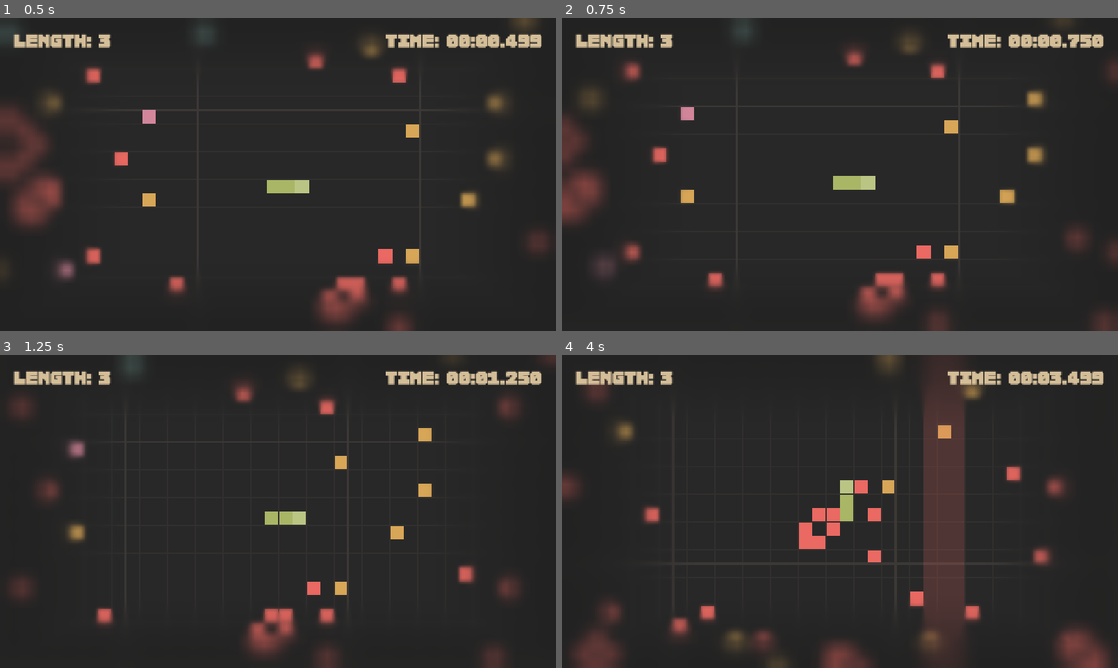
Above: before the commit, frames 1-4 (two rows, left to right).
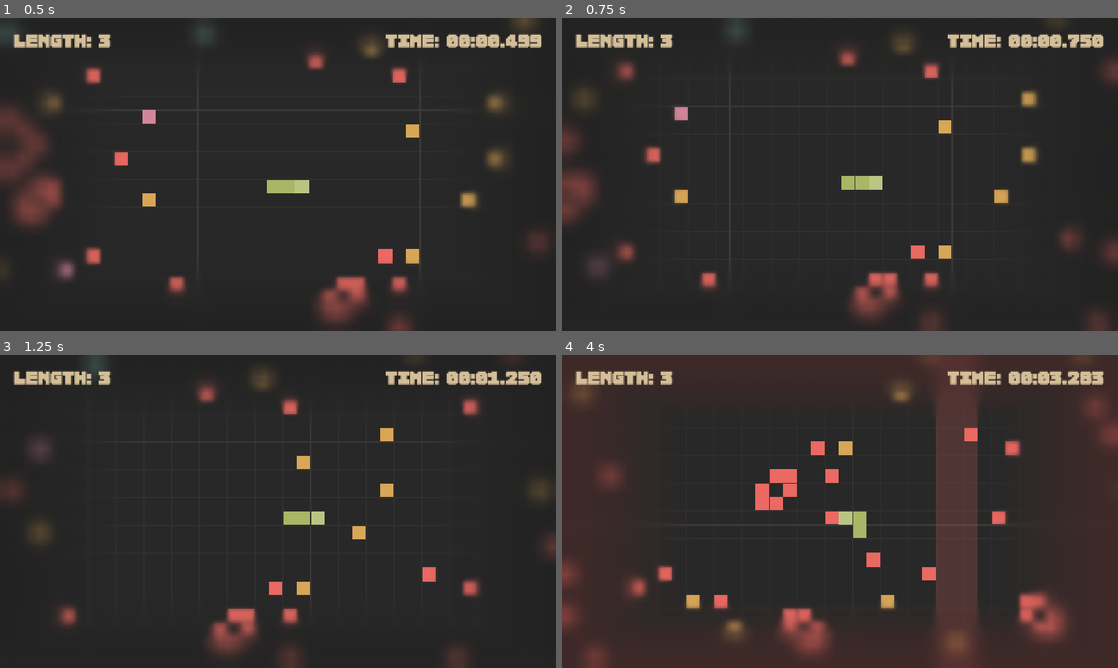
Above: after the commit, the same moments.

Repository: Shh37/Serbent
Game: Godot game, scene res://scenes/Main.tscn
Two runs of this game, one before a commit and one after it. Both use one fixed random seed, a clock stepped at 60 frames per second and the inputs below.
Inputs:
- Up to frame 1 (0.5 s): no input
- Up to frame 2 (0.75 s): tap Enter at 0.5 s; hold Right (ui_right) from 0.53 s (still down); hold Enter from 0.53 s (still down)
- Up to frame 3 (1.25 s): keep holding Right (ui_right); keep holding Enter; tap Space at 0.77, 1.07 s; tap Keypad Enter at 0.8 s
- Up to frame 4 (4 s): release Right (ui_right) at 1.28 s; release Enter at 1.28 s; hold Down (ui_down) 1.28-2.03 s; tap Keypad Enter at 1.35, 3.05 s; tap Space at 1.52, 1.55, 1.82, 3.02, 3.32, 3.77, 3.8 s; hold Right (ui_right) 2.03-2.78 s; hold Space 2.03-2.78 s; tap Enter at 2.3, 2.85 s; hold Up (ui_up) 2.78-3.53 s; hold Left (ui_left) from 3.53 s (still down); hold Keypad Enter from 3.53 s (still down)

Frame 1 is identical in both runs. In frame 2, 3.4% of the frame differs, in the area x 0-92%, y 8-94%; in frame 3, 8.6%; in frame 4, 28%, in the area x 0-100%, y 0-100%.

Commit message:
feat: ダッシュ捜査の改善

Diff:
--- a/scripts/Snake.gd
+++ b/scripts/Snake.gd
@@ -10,6 +10,23 @@
 var move_speed_dash = move_speed_normal * GameConstants.SNAKE_DASH_MULTIPLIER
 var is_dashing = false
 var is_reversing = false
+var dash_dir_hold = Vector2i.ZERO
+
+func _dir_to_action(dir: Vector2i) -> String:
+	if dir == Vector2i.UP:
+		return "ui_up"
+	if dir == Vector2i.DOWN:
+		return "ui_down"
+	if dir == Vector2i.LEFT:
+		return "ui_left"
+	if dir == Vector2i.RIGHT:
+		return "ui_right"
+	return ""
+
+func update_is_dashing():
+	var dir_action := _dir_to_action(dash_dir_hold)
+	var dir_dashing := dash_dir_hold != Vector2i.ZERO and dir_action != "" and Input.is_action_pressed(dir_action)
+	is_dashing = Input.is_key_pressed(KEY_SPACE) or dir_dashing
 
 func _ready():
 	# Initial snake (3 segments)
@@ -18,8 +35,9 @@
 	update_position_from_grid()
 
 func _process(delta):
-	is_dashing = Input.is_key_pressed(KEY_SPACE) or Input.is_key_pressed(KEY_ENTER) or Input.is_key_pressed(KEY_KP_ENTER)
+	update_is_dashing()
 	handle_input()
+	update_is_dashing()
 
 	if is_reversing:
 		return
@@ -42,6 +60,12 @@
 	elif Input.is_action_just_pressed("ui_right"): new_dir = Vector2i.RIGHT
 
 	if new_dir != Vector2i.ZERO:
+		if new_dir == direction and input_queue.is_empty():
+			# Re-press the current movement direction to start dashing while held
+			dash_dir_hold = new_dir
+			return
+		# Turning cancels any directional dash; after turning, another press is required
+		dash_dir_hold = Vector2i.ZERO
 		# Check if it's the opposite of the last intended direction
 		var last_dir = input_queue.back() if not input_queue.is_empty() else direction
 		if new_dir == -last_dir:
@@ -55,7 +79,10 @@
 
 func move_step():
 	if not input_queue.is_empty():
-		direction = input_queue.pop_front()
+		var new_direction = input_queue.pop_front()
+		if new_direction != direction:
+			dash_dir_hold = Vector2i.ZERO
+		direction = new_direction
 
 	var new_head = body[0] + direction
 
@@ -161,6 +188,8 @@
 	if body.size() < 2 or is_reversing:
 		return
 
+	dash_dir_hold = Vector2i.ZERO
+
 	is_reversing = true
 	var camera = $Camera2D
 
